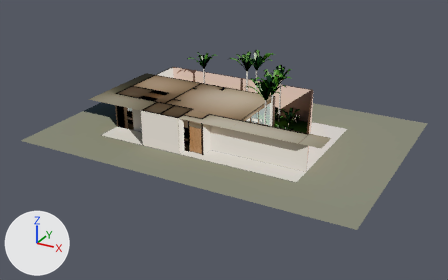
Renders of the glTF model models/d4_m.glb from each side of a commit.
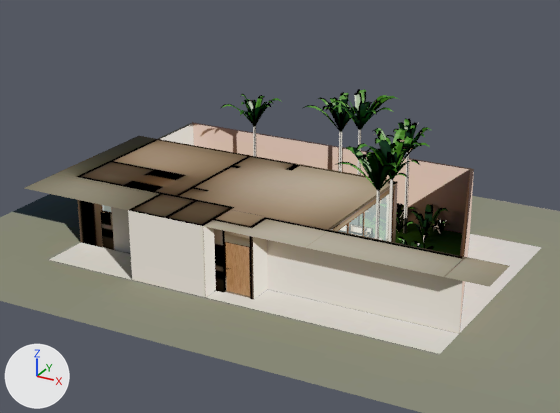
Each version appears first whole from a camera (50 mm lens) standing at (31.56, -47.41, 20.19) and looking at (9.23, -6.82, -0.11), and next in a close-up on the part from 17% to 80% of the width and 2% to 76% of the height. Lighting does not change. The marker at lower left points along +X, +Y and +Z. The first two pictures are the older version. Where no turn or scale is listed for an object, it has been applied to the vertices. Vertices at exactly the same position are counted once.

In view in the first close-up: 'D4_carp', 'D4_muebles', 'D4_muros', 'D4_piso', 'D4_vidrio'.
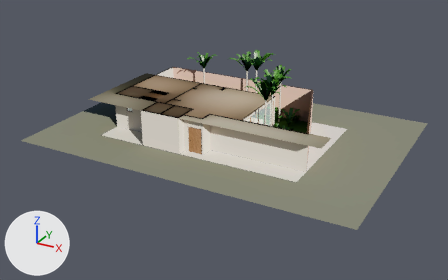
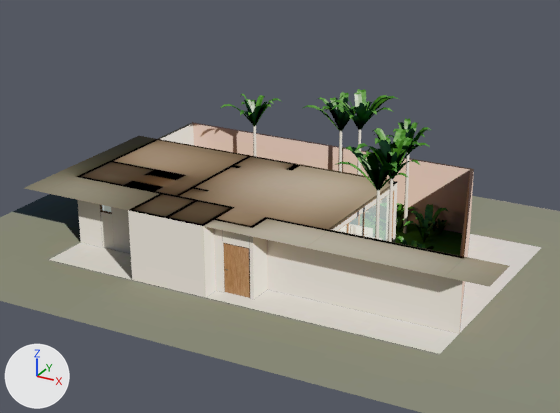
Where the change shows, as pixel boxes [x1, y1, x2, y2] in the close-ups (560 x 413 px):
part 1 of me_d4_muebles, surface changed: [250, 92, 450, 246] in both
part 2 of me_d4_muros, surface changed: [78, 182, 398, 300] in both

The change, as a diff of the scene's bpy script:
```diff
--- a/models/d4_m.glb.py
+++ b/models/d4_m.glb.py
@@ me_d4_muebles @@
 me_d4_muebles.from_pydata(...)  # 19922 vertices, 34724 faces; spans x -7.46..7.46, y -5.66..5.66, z -3.29..3.29
 # used by ob_d4_muebles; location = (7.59, -5.12, 3.29)
+# me_d4_muebles part 1: 20759 kept faces spanning x -7.46..7.09, y -5.43..5.09, z -3.29..3.24 get new texture (UV) coordinates
 me_d4_muebles.materials.append(mat_d4_muebles)
@@ me_d4_muros @@
 me_d4_muros.from_pydata(...)  # 261 vertices, 260 faces; spans x -10.0..10.0, y -5.5..5.5, z -1.5..1.5
 # used by ob_d4_muros; location = (9.0, -5.52, 1.48)
+# me_d4_muros part 2: texture (UV) coordinates of 96 of 260 faces, centred in x -8.9..3.0, y -5.5..2.5, z -1.1..1.4, changed; they spanned u 0.17..1.0, v 0.0..0.99 and now span u 0.17..1.0, v 0.0..0.98
 me_d4_muros.materials.append(mat_d4_muros)
```
